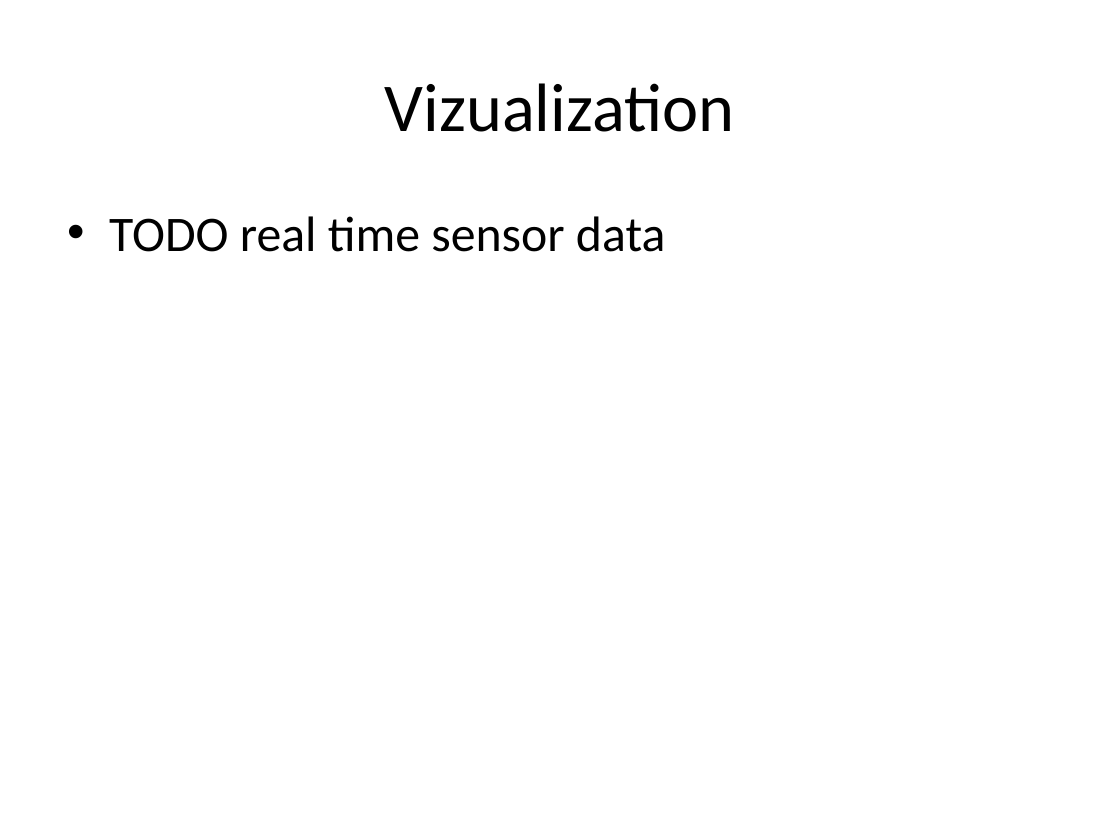
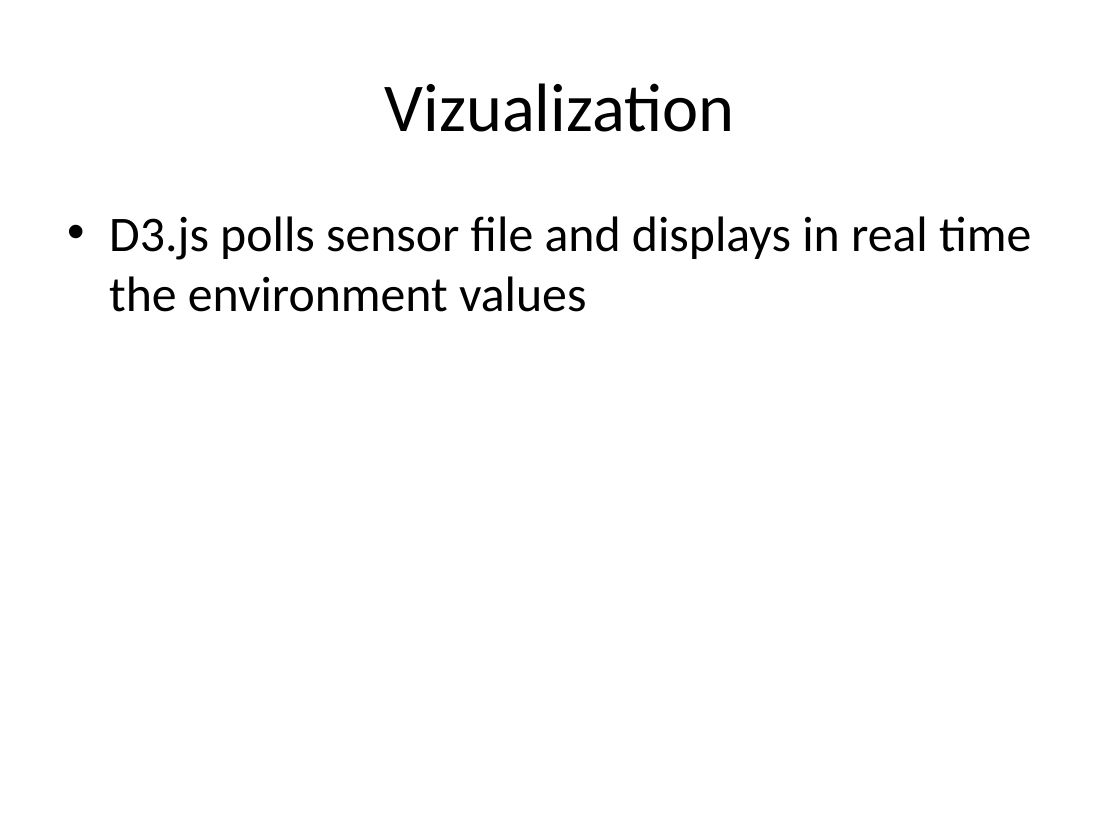
Before and after one commit to StefanSebastian/BigDataProject, a slide deck: slide 9 of Docs/Presentation.pptx (slide 10 before the commit). Drawn at 1120x840 pixels with LibreOffice and Linux fonts; fonts in the diff are those of the drawing. Boxes give left, top, right and bottom in pixels: in the first picture for what was removed or moved away, otherwise in the second. Text is boxed around its words. In the diff, an @@ line names an element or a change of style, - is before the commit and + after.

Commit message:
Update ppt

```diff
--- a/Docs/Presentation.pptx
+++ b/Docs/Presentation.pptx
@@ text at (109,216,1031,312): text changed @@
-• TODO real time sensor data
+• D3.js polls sensor file and displays in real time the environment values
```
Also in this commit, not shown: 1 other slide changed, 1 slide added, 2 slides removed.
